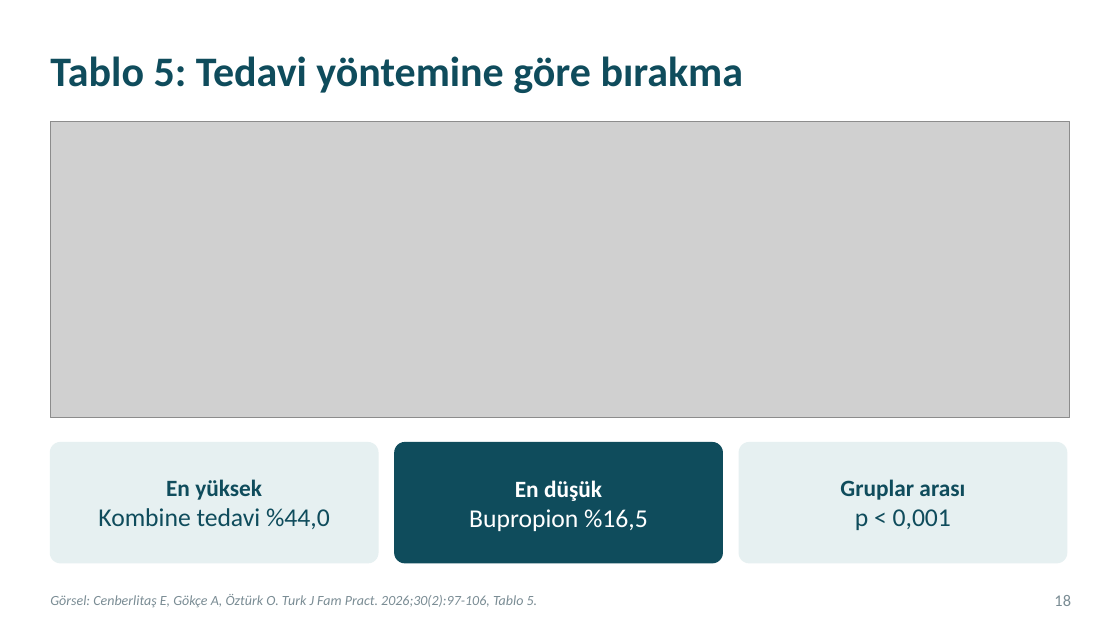
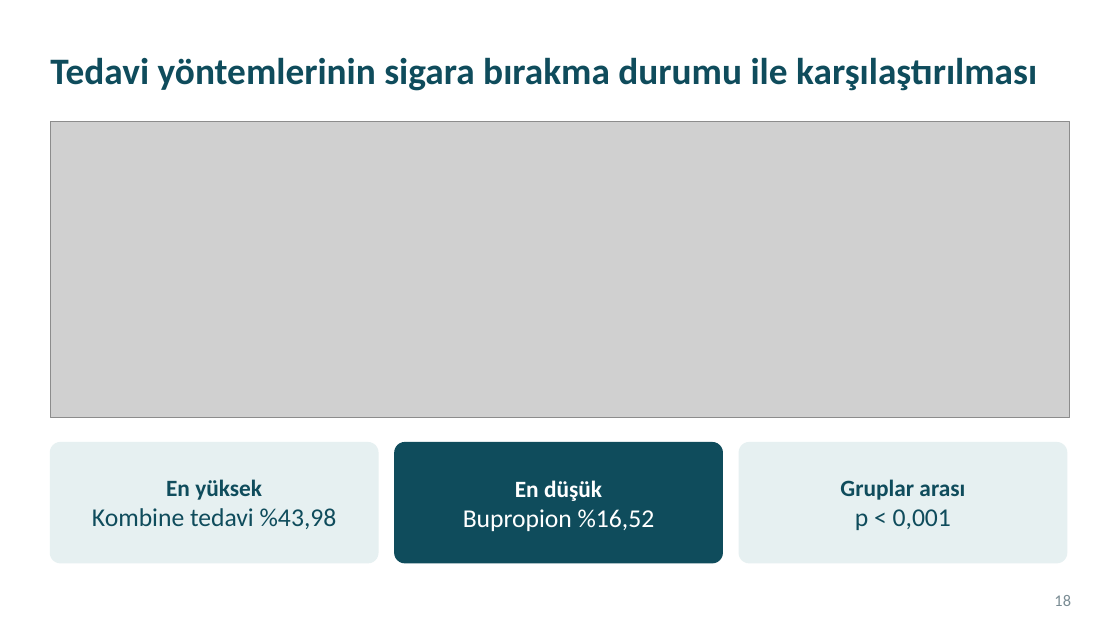
Before and after one commit to kiranahmet/Claude, a slide deck: slide 18 of Sunumlar/Makale_Sunumu_Sigara_Birakma.pptx. Drawn at 1120x630 pixels with LibreOffice and Linux fonts; fonts in the diff are those of the drawing; grey boxes stand for pictures. Boxes give left, top, right and bottom in pixels: in the first picture for what was removed or moved away, otherwise in the second. Text is boxed around its words. In the diff, an @@ line names an element or a change of style, - is before the commit and + after.

```diff
--- a/Sunumlar/Makale_Sunumu_Sigara_Birakma.pptx
+++ b/Sunumlar/Makale_Sunumu_Sigara_Birakma.pptx
@@ title at box(50, 57, 1037, 91): text changed; size 36 to 32 pt @@
-Tablo 5: Tedavi yöntemine göre bırakma
+Tedavi yöntemlerinin sigara bırakma durumu ile karşılaştırılması
@@ text at box(92, 508, 337, 529): text changed @@
-Kombine tedavi %44,0
+Kombine tedavi %43,98
@@ text at box(463, 509, 655, 531): text changed @@
-Bupropion %16,5
+Bupropion %16,52
@@ text removed at box(50, 594, 538, 607) @@
-Görsel: Cenberlitaş E, Gökçe A, Öztürk O. Turk J Fam Pract. 2026;30(2):97-106, Tablo 5.
```
Also in this commit, not shown: 23 other slides changed, 1 slide added, 1 slide removed, 2 other files.
